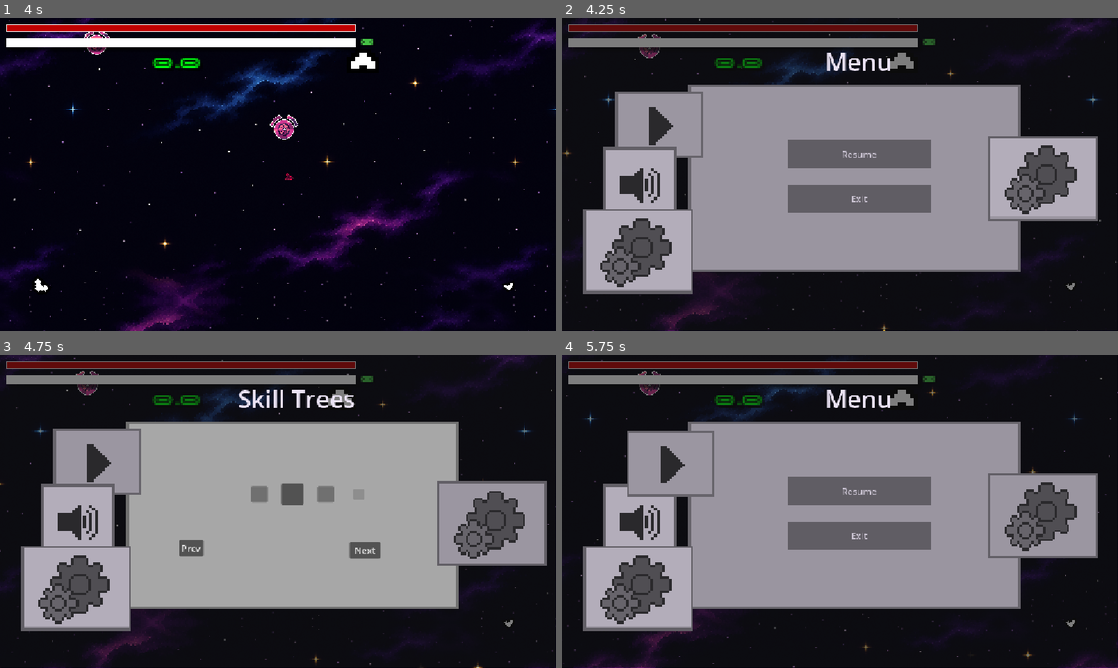
Above: before the commit, frames 1-4 (two rows, left to right).
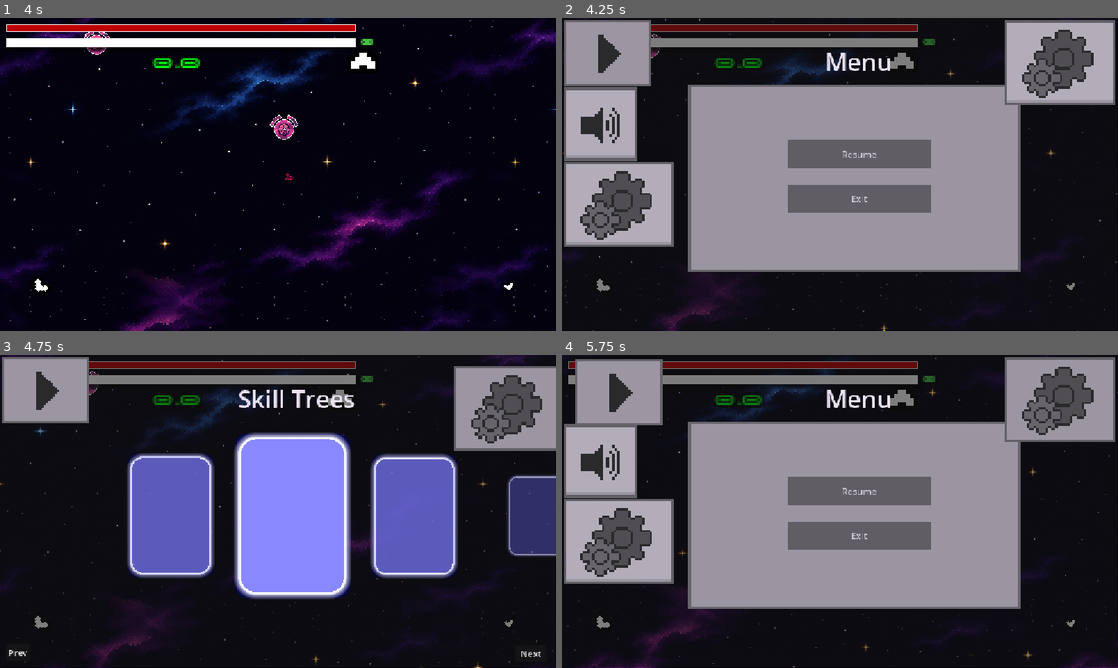
Above: after the commit, the same moments.

Repository: TheBullfrogEngineer/Bounceback2026
Game: Godot game, scene res://Levels/Lobby/Lobby.tscn
Same seed, same stepped clock (60 frames per second), same inputs: the game is played once before the commit and once after it.
Inputs (mouse positions are in pixels of both pictures, inside the frame that each line leads up to; where the layout moved, square brackets give the same spot in the first picture):
- Up to frame 1 (4 s): move the mouse to (400, 158) at 0.52 s; tap Left (l) at 0.6, 1.55, 2.85 s; tap Right (r) at 0.8, 1.35, 2.3, 3.8 s; move the mouse to (166, 190) at 1.27 s; move the mouse to (333, 105) at 2.02 s; click (333, 105) at 2.1 s; move the mouse to (250, 237) at 2.77 s; move the mouse to (444, 221) at 3.52 s; hold W (propel) from 3.53 s (still down)
- Up to frame 2 (4.25 s): keep holding W (propel); tap Escape (pause) at 4.15 s
- Up to frame 3 (4.75 s): release W (propel) at 4.25 s; click (500, 398) [483, 514] at 4.25 s
- Up to frame 4 (5.75 s): click (606, 389) [662, 461] at 5 s

Frame 1 is identical in both runs. In frame 2, 27% of the frame differs, in the area x 0-100%, y 0-89%; in frame 3, 59%, in the area x 0-100%, y 0-97%; in frame 4, 25%.

Commit message:
Just some clean up

Diff:
--- a/Cosmic-Rebounded/UI/Menu/menu.gd
+++ b/Cosmic-Rebounded/UI/Menu/menu.gd
@@ -161,6 +161,8 @@
 	element = selected.get_index()
 	visible(element)
 	menu_label.text = "Menu"
+	settings_button.visible = true
+	volume_button.visible = true
 
 
 func _on_volume_button_toggled(_toggled_on: bool) -> void:
@@ -225,6 +227,8 @@
 	element = selected.get_index()
 	visible(element)
 	menu_label.text = "Skill Trees"
+	settings_button.visible = false
+	volume_button.visible = false
 
 
 func _on_skilltrees_mouse_entered() -> void:
--- a/Cosmic-Rebounded/UI/Menu/pause_menu.tscn
+++ b/Cosmic-Rebounded/UI/Menu/pause_menu.tscn
@@ -39,6 +39,24 @@
 color = Color(0.7708395, 0.77083945, 0.77083945, 1)
 thickness = 8
 
+[sub_resource type="StyleBoxEmpty" id="StyleBoxEmpty_kdi6k"]
+
+[sub_resource type="StyleBoxFlat" id="StyleBoxFlat_ggs6p"]
+bg_color = Color(0.5399992, 0.5333818, 1, 1)
+border_width_left = 2
+border_width_top = 2
+border_width_right = 2
+border_width_bottom = 2
+border_color = Color(1, 1, 1, 1)
+border_blend = true
+corner_radius_top_left = 20
+corner_radius_top_right = 20
+corner_radius_bottom_right = 20
+corner_radius_bottom_left = 20
+shadow_color = Color(0, 0, 0.5411765, 0.6)
+shadow_size = 7
+anti_aliasing_size = 10.0
+
 [sub_resource type="ButtonGroup" id="ButtonGroup_15buc"]
 
 [sub_resource type="ButtonGroup" id="ButtonGroup_4fscj"]
@@ -300,105 +318,111 @@
 grow_horizontal = 2
 grow_vertical = 2
 scale = Vector2(1.1465292, 1.1078826)
-theme_override_styles/panel = SubResource("StyleBoxFlat_4hy44")
+theme_override_styles/panel = SubResource("StyleBoxEmpty_kdi6k")
 
 [node name="CarouselContainer" parent="Menu/Panels/SkilltreesPanel" unique_id=788200741 node_paths=PackedStringArray("position_offset_node") instance=ExtResource("6_kdi6k")]
 z_index = 30
-position = Vector2(300, 135)
+position = Vector2(300, 175)
 position_offset_node = NodePath("Panel Select")
 
 [node name="Panel Select" type="Control" parent="Menu/Panels/SkilltreesPanel/CarouselContainer" unique_id=1408576494]
 layout_mode = 3
 anchors_preset = 0
-offset_left = -20.0
-offset_right = 20.0
+offset_left = -100.0
+offset_right = -60.0
 offset_bottom = 40.0
 
 [node name="Mobility" type="Panel" parent="Menu/Panels/SkilltreesPanel/CarouselContainer/Panel Select" unique_id=1087543306]
 z_index = 1
 layout_mode = 0
-offset_top = -20.0
-offset_right = 40.0
-offset_bottom = 20.0
-pivot_offset = Vector2(20, 20)
+offset_top = -150.0
+offset_right = 200.0
+offset_bottom = 150.0
+pivot_offset = Vector2(100, 150)
 focus_mode = 2
-
-[node name="Offense" type="Panel" parent="Menu/Panels/SkilltreesPanel/CarouselContainer/Panel Select" unique_id=1310030957]
+theme_override_styles/panel = SubResource("StyleBoxFlat_ggs6p")
+
+[node name="Mobility2" type="Panel" parent="Menu/Panels/SkilltreesPanel/CarouselContainer/Panel Select" unique_id=395000543]
 modulate = Color(1, 1, 1, 0.65)
 z_index = -1
 layout_mode = 0
-offset_left = 60.0
-offset_top = -20.0
-offset_right = 100.0
-offset_bottom = 20.0
+offset_left = 220.0
+offset_top = -150.0
+offset_right = 420.0
+offset_bottom = 150.0
 scale = Vector2(0.75, 0.75)
-pivot_offset = Vector2(20, 20)
+pivot_offset = Vector2(100, 150)
 mouse_filter = 2
-
-[node name="Defense" type="Panel" parent="Menu/Panels/SkilltreesPanel/CarouselContainer/Panel Select" unique_id=560892127]
+theme_override_styles/panel = SubResource("StyleBoxFlat_ggs6p")
+
+[node name="Mobility3" type="Panel" parent="Menu/Panels/SkilltreesPanel/CarouselContainer/Panel Select" unique_id=860993305]
 modulate = Color(1, 1, 1, 0.3)
 z_index = -2
 layout_mode = 0
-offset_left = 120.0
-offset_top = -20.0
-offset_right = 160.0
-offset_bottom = 20.0
+offset_left = 440.0
+offset_top = -150.0
+offset_right = 640.0
+offset_bottom = 150.0
 scale = Vector2(0.5, 0.5)
-pivot_offset = Vector2(20, 20)
+pivot_offset = Vector2(100, 150)
 mouse_filter = 2
-
-[node name="BounceBacks" type="Panel" parent="Menu/Panels/SkilltreesPanel/CarouselContainer/Panel Select" unique_id=1933352090]
+theme_override_styles/panel = SubResource("StyleBoxFlat_ggs6p")
+
+[node name="Mobility4" type="Panel" parent="Menu/Panels/SkilltreesPanel/CarouselContainer/Panel Select" unique_id=324544548]
 modulate = Color(1, 1, 1, 0)
 z_index = -3
 layout_mode = 0
-offset_left = 180.0
-offset_top = -20.0
-offset_right = 220.0
-offset_bottom = 20.0
+offset_left = 660.0
+offset_top = -150.0
+offset_right = 860.0
+offset_bottom = 150.0
 scale = Vector2(0.25, 0.25)
-pivot_offset = Vector2(20, 20)
+pivot_offset = Vector2(100, 150)
 mouse_filter = 2
-
-[node name="Shield" type="Panel" parent="Menu/Panels/SkilltreesPanel/CarouselContainer/Panel Select" unique_id=1631997118]
+theme_override_styles/panel = SubResource("StyleBoxFlat_ggs6p")
+
+[node name="Mobility5" type="Panel" parent="Menu/Panels/SkilltreesPanel/CarouselContainer/Panel Select" unique_id=435568126]
 modulate = Color(1, 1, 1, 0)
 z_index = -4
 layout_mode = 0
-offset_left = 240.0
-offset_top = -20.0
-offset_right = 280.0
-offset_bottom = 20.0
+offset_left = 880.0
+offset_top = -150.0
+offset_right = 1080.0
+offset_bottom = 150.0
 scale = Vector2(0.1, 0.1)
-pivot_offset = Vector2(20, 20)
+pivot_offset = Vector2(100, 150)
 mouse_filter = 2
-
-[node name="LifeSteal" type="Panel" parent="Menu/Panels/SkilltreesPanel/CarouselContainer/Panel Select" unique_id=1542302768]
+theme_override_styles/panel = SubResource("StyleBoxFlat_ggs6p")
+
+[node name="Mobility6" type="Panel" parent="Menu/Panels/SkilltreesPanel/CarouselContainer/Panel Select" unique_id=1706587507]
 modulate = Color(1, 1, 1, 0)
 z_index = -5
 layout_mode = 0
-offset_left = 300.0
-offset_top = -20.0
-offset_right = 340.0
-offset_bottom = 20.0
+offset_left = 1100.0
+offset_top = -150.0
+offset_right = 1300.0
+offset_bottom = 150.0
 scale = Vector2(0.1, 0.1)
-pivot_offset = Vector2(20, 20)
+pivot_offset = Vector2(100, 150)
 mouse_filter = 2
+theme_override_styles/panel = SubResource("StyleBoxFlat_ggs6p")
 
 [node name="Left" type="Button" parent="Menu/Panels/SkilltreesPanel" unique_id=1672922587]
 unique_name_in_owner = true
 layout_mode = 0
-offset_left = 94.63344
-offset_top = 220.23991
-offset_right = 138.63344
-offset_bottom = 251.23991
+offset_left = -218.48549
+offset_top = 415.2064
+offset_right = -174.48549
+offset_bottom = 446.2064
 text = "Prev"
 
 [node name="Right" type="Button" parent="Menu/Panels/SkilltreesPanel" unique_id=155650935]
 unique_name_in_owner = true
 layout_mode = 0
-offset_left = 402.51917
-offset_top = 223.8504
-offset_right = 458.51917
-offset_bottom = 254.8504
+offset_left = 702.5552
+offset_top = 417.01166
+offset_right = 758.5552
+offset_bottom = 448.01166
 text = "Next"
 
 [node name="MainButtons" type="Control" parent="Menu" unique_id=1060669825]
@@ -418,10 +442,10 @@
 anchor_top = 0.5
 anchor_right = 0.5
 anchor_bottom = 0.5
-offset_left = -456.04776
-offset_top = -171.61601
-offset_right = -371.06934
-offset_bottom = -110.44441
+offset_left = -514.36755
+offset_top = -249.23508
+offset_right = -429.3891
+offset_bottom = -188.06348
 grow_horizontal = 2
 grow_vertical = 2
 scale = Vector2(1.1692321, 1.1504468)
@@ -439,10 +463,10 @@
 anchor_top = 0.5
 anchor_right = 0.5
 anchor_bottom = 0.5
-offset_left = -470.08768
-offset_top = -113.14294
-offset_right = -405.70273
-offset_bottom = -51.002464
+offset_left = -514.36743
+offset_top = -177.30807
+offset_right = -449.98276
+offset_bottom = -115.1676
 grow_horizontal = 2
 grow_vertical = 2
 scale = Vector2(1.283212, 1.2657458)
@@ -460,10 +484,10 @@
 anchor_top = 0.5
 anchor_right = 0.5
 anchor_bottom = 0.5
-offset_left = -492.22757
-offset_top = -46.90796
-offset_right = -398.75015
-offset_bottom = 25.62004
+offset_left = -513.8275
+offset_top = -97.101654
+offset_right = -420.35013
+offset_bottom = -24.573654
 grow_horizontal = 2
 grow_vertical = 2
 scale = Vector2(1.3286563, 1.2556956)
@@ -481,10 +505,10 @@
 anchor_top = 0.5
 anchor_right = 0.5
 anchor_bottom = 0.5
-offset_left = -39.16989
-offset_top = -124.527084
-offset_right = 54.307526
-offset_bottom = -51.999084
+offset_left = -20.269981
+offset_top = -248.71765
+offset_right = 73.207436
+offset_bottom = -176.18965
 grow_horizontal = 2
 grow_vertical = 2
 scale = Vector2(1.3286563, 1.2556956)
